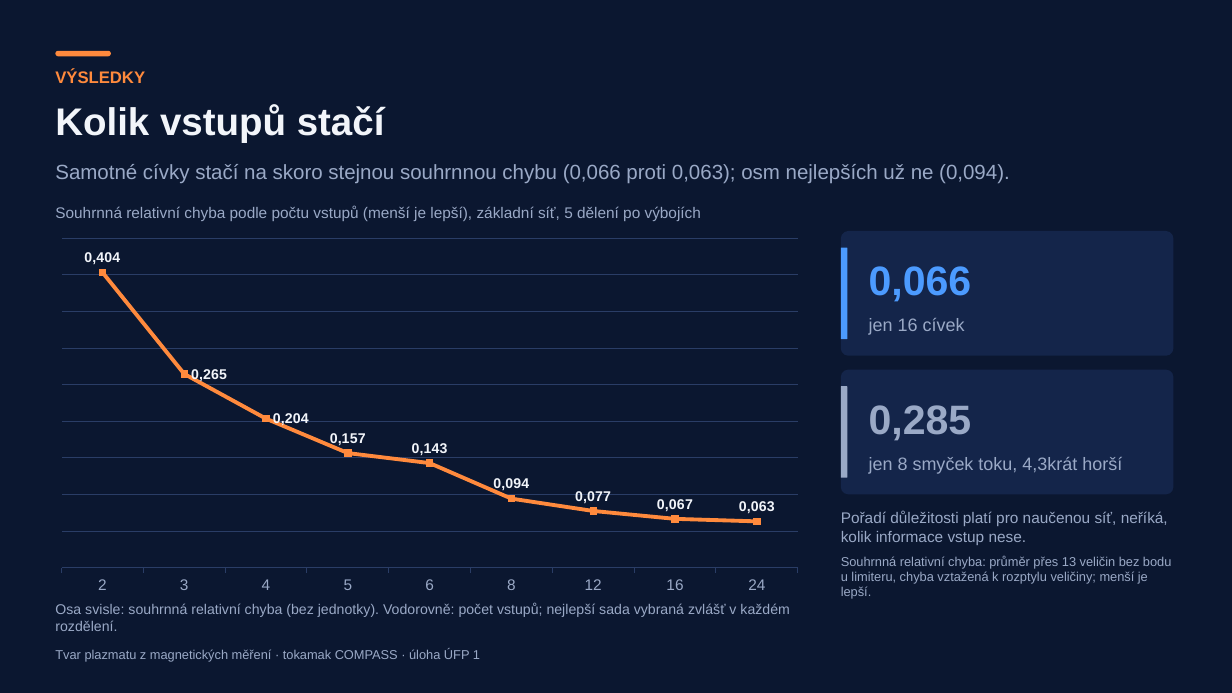
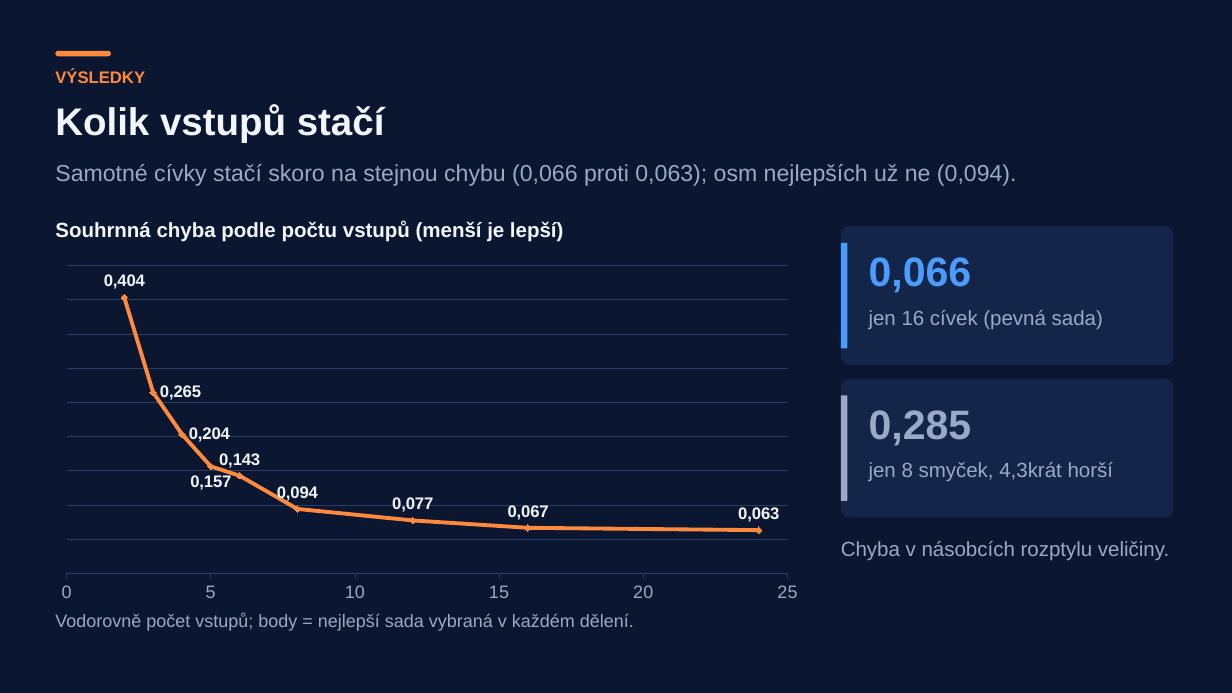
Before and after one commit to mschiller890/hackathon, a slide deck: slide 8 of presentation/deck/slides.pptx. Drawn at 1232x693 pixels with LibreOffice and Linux fonts; fonts in the diff are those of the drawing. Boxes give left, top, right and bottom in pixels: in the first picture for what was removed or moved away, otherwise in the second. Text is boxed around its words. In the diff, an @@ line names an element or a change of style, - is before the commit and + after.

```diff
--- a/presentation/deck/slides.pptx
+++ b/presentation/deck/slides.pptx
@@ text at (55,164,1017,186): text changed; size 16 to 18 pt @@
-Samotné cívky stačí na skoro stejnou souhrnnou chybu (0,066 proti 0,063); osm nejlepších už ne (0,094).
+Samotné cívky stačí skoro na stejnou chybu (0,066 proti 0,063); osm nejlepších už ne (0,094).
@@ text at (55,221,563,242): text changed; size 12 to 16 pt; text colour #9AA9C6 to #F2F5FA; bold on @@
-Souhrnná relativní chyba podle počtu vstupů (menší je lepší), základní síť, 5 dělení po výbojích
+Souhrnná chyba podle počtu vstupů (menší je lepší)
@@ rounded rectangle: place and size @@
-rounded rectangle at (841,231,1174,356)
+rounded rectangle at (841,226,1174,365)
@@ text "0,066": place and size @@
-text "0,066" at (869,266,972,302)
+text "0,066" at (869,257,972,293)
@@ line chart at (46,259,813,610) @@
@@ line chart to scatter lines chart @@
-categories: 2, 3, 4, 5, 6, 8, 12, 16, 24
+categories: 
-Series 1: 100, 66, 50, 39, 35, 23, 19, 17, 16
+Series 1: (2, 100), (3, 66), (4, 50), (5, 39), (6, 35), (8, 23), (12, 19), (16, 17), (24, 16)
@@ category axis changed @@
@@ value axis changed @@
@@ lettering changed @@
@@ scatter lines chart: place and size @@
-scatter lines chart at (46,231,813,601)
+scatter lines chart at (46,259,813,610)
@@ rounded rectangle: place and size @@
-rounded rectangle at (841,248,848,339)
+rounded rectangle at (841,243,848,348)
@@ text at (869,310,1103,329): text changed; size 14 to 16 pt @@
-jen 16 cívek
+jen 16 cívek (pevná sada)
@@ rounded rectangle: place and size @@
-rounded rectangle at (841,370,1174,494)
+rounded rectangle at (841,379,1174,518)
@@ text "0,285": place and size @@
-text "0,285" at (869,405,972,441)
+text "0,285" at (869,410,972,446)
@@ rounded rectangle: place and size @@
-rounded rectangle at (841,386,848,478)
+rounded rectangle at (841,396,848,501)
@@ text at (869,462,1114,481): text changed; size 14 to 16 pt @@
-jen 8 smyček toku, 4,3krát horší
+jen 8 smyček, 4,3krát horší
@@ text removed at (841,511,1171,599) @@
-Pořadí důležitosti platí pro naučenou síť, neříká, kolik informace vstup nese.
-Souhrnná relativní chyba: průměr přes 13 veličin bez bodu u limiteru, chyba vztažená k rozptylu veličiny; menší je lepší.
@@ text added at (841,541,1169,560), 16 pt, text #9AA9C6 @@
+Chyba v násobcích rozptylu veličiny.
@@ text at (55,614,634,631): text changed; size 11 to 14 pt @@
-Osa svisle: souhrnná relativní chyba (bez jednotky). Vodorovně: počet vstupů; nejlepší sada vybraná zvlášť v každém rozdělení.
+Vodorovně počet vstupů; body = nejlepší sada vybraná v každém dělení.
@@ text removed at (55,649,480,662) @@
-Tvar plazmatu z magnetických měření · tokamak COMPASS · úloha ÚFP 1
```
Also in this commit, not shown: 13 other slides changed, 1 other file.
